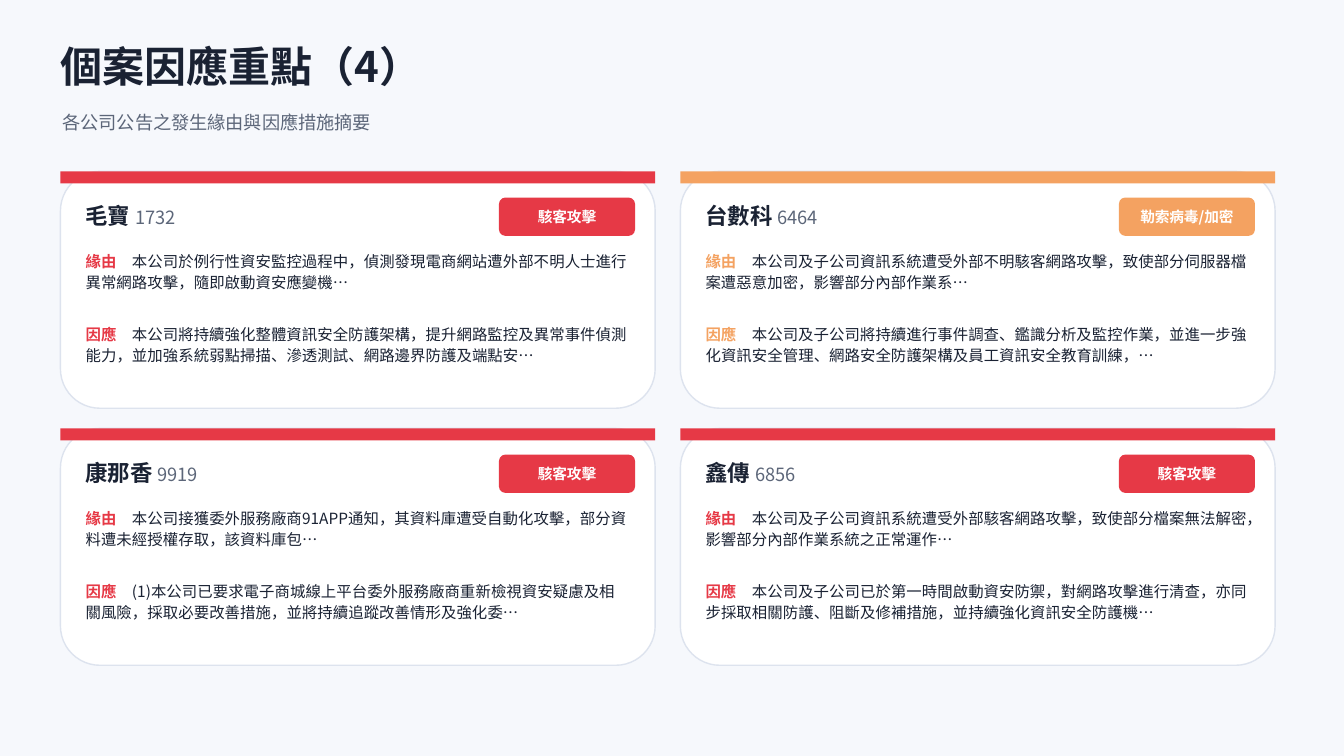
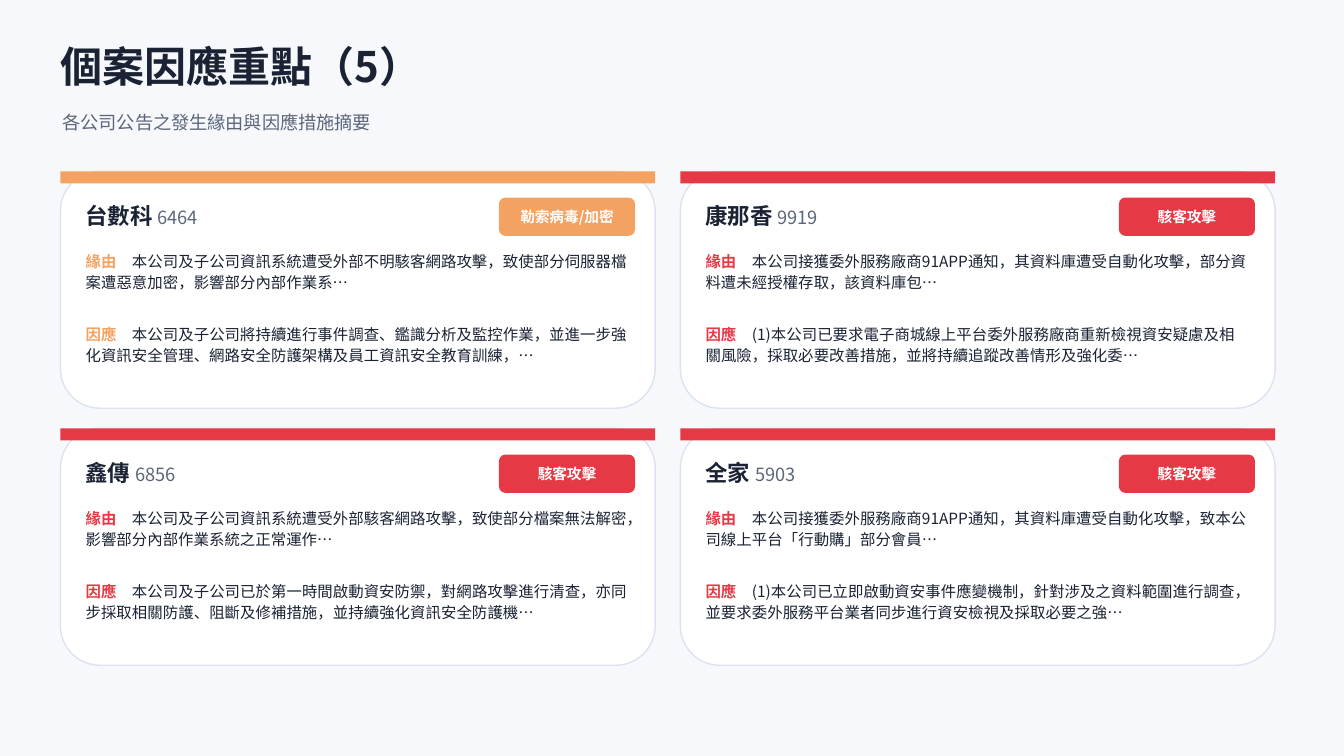
Before and after one commit to Johnnylin77/mops-isec-monitor, a slide deck: slide 10 of 資安事件因應分析.pptx (slide 9 before the commit). Drawn at 1344x756 pixels with LibreOffice and Linux fonts; fonts in the diff are those of the drawing. Boxes give left, top, right and bottom in pixels: in the first picture for what was removed or moved away, otherwise in the second. Text is boxed around its words. In the diff, an @@ line names an element or a change of style, - is before the commit and + after.

```diff
--- a/資安事件因應分析.pptx
+++ b/資安事件因應分析.pptx
@@ text at bbox=[60, 46, 421, 86]: text changed @@
-個案因應重點（4）
+個案因應重點（5）
@@ rectangle at bbox=[60, 171, 655, 184]: fill #E63946 to #F4A261 @@
@@ rectangle at bbox=[681, 171, 1275, 184]: fill #F4A261 to #E63946 @@
@@ text at bbox=[86, 205, 198, 226]: text changed @@
-毛寶 1732
+台數科 6464
@@ rounded rectangle at bbox=[499, 198, 635, 236]: fill #E63946 to #F4A261 @@
@@ text at bbox=[520, 209, 613, 225]: text changed @@
-駭客攻擊
+勒索病毒/加密
@@ text at bbox=[706, 202, 818, 230]: text changed @@
-台數科 6464
+康那香 9919
@@ rounded rectangle at bbox=[1119, 198, 1255, 236]: fill #F4A261 to #E63946 @@
@@ text at bbox=[1158, 208, 1216, 227]: text changed @@
-勒索病毒/加密
+駭客攻擊
@@ text at bbox=[86, 254, 627, 290]: text changed @@
-緣由 本公司於例行性資安監控過程中，偵測發現電商網站遭外部不明人士進行異常網路攻擊，隨即啟動資安應變機…
+緣由 本公司及子公司資訊系統遭受外部不明駭客網路攻擊，致使部分伺服器檔案遭惡意加密，影響部分內部作業系…
@@ text at bbox=[706, 254, 1246, 290]: text changed @@
-緣由 本公司及子公司資訊系統遭受外部不明駭客網路攻擊，致使部分伺服器檔案遭惡意加密，影響部分內部作業系…
+緣由 本公司接獲委外服務廠商91APP通知，其資料庫遭受自動化攻擊，部分資料遭未經授權存取，該資料庫包…
@@ text at bbox=[86, 325, 627, 363]: text changed @@
-因應 本公司將持續強化整體資訊安全防護架構，提升網路監控及異常事件偵測能力，並加強系統弱點掃描、滲透測試、網路邊界防護及端點安…
+因應 本公司及子公司將持續進行事件調查、鑑識分析及監控作業，並進一步強化資訊安全管理、網路安全防護架構及員工資訊安全教育訓練，…
@@ text at bbox=[706, 325, 1235, 363]: text changed @@
-因應 本公司及子公司將持續進行事件調查、鑑識分析及監控作業，並進一步強化資訊安全管理、網路安全防護架構及員工資訊安全教育訓練，…
+因應 (1)本公司已要求電子商城線上平台委外服務廠商重新檢視資安疑慮及相關風險，採取必要改善措施，並將持續追蹤改善情形及強化委…
@@ text at bbox=[86, 459, 175, 487]: text changed @@
-康那香 9919
+鑫傳 6856
@@ text at bbox=[706, 462, 795, 483]: text changed @@
-鑫傳 6856
+全家 5903
@@ text at bbox=[86, 511, 642, 547]: text changed @@
-緣由 本公司接獲委外服務廠商91APP通知，其資料庫遭受自動化攻擊，部分資料遭未經授權存取，該資料庫包…
+緣由 本公司及子公司資訊系統遭受外部駭客網路攻擊，致使部分檔案無法解密，影響部分內部作業系統之正常運作…
@@ text at bbox=[706, 511, 1246, 547]: text changed @@
-緣由 本公司及子公司資訊系統遭受外部駭客網路攻擊，致使部分檔案無法解密，影響部分內部作業系統之正常運作…
+緣由 本公司接獲委外服務廠商91APP通知，其資料庫遭受自動化攻擊，致本公司線上平台「行動購」部分會員…
@@ text at bbox=[86, 582, 627, 620]: text changed @@
-因應 (1)本公司已要求電子商城線上平台委外服務廠商重新檢視資安疑慮及相關風險，採取必要改善措施，並將持續追蹤改善情形及強化委…
+因應 本公司及子公司已於第一時間啟動資安防禦，對網路攻擊進行清查，亦同步採取相關防護、阻斷及修補措施，並持續強化資訊安全防護機…
@@ text at bbox=[706, 582, 1250, 620]: text changed @@
-因應 本公司及子公司已於第一時間啟動資安防禦，對網路攻擊進行清查，亦同步採取相關防護、阻斷及修補措施，並持續強化資訊安全防護機…
+因應 (1)本公司已立即啟動資安事件應變機制，針對涉及之資料範圍進行調查，並要求委外服務平台業者同步進行資安檢視及採取必要之強…
```
Also in this commit, not shown: 10 other slides changed, 1 slide added, 2 other files.
